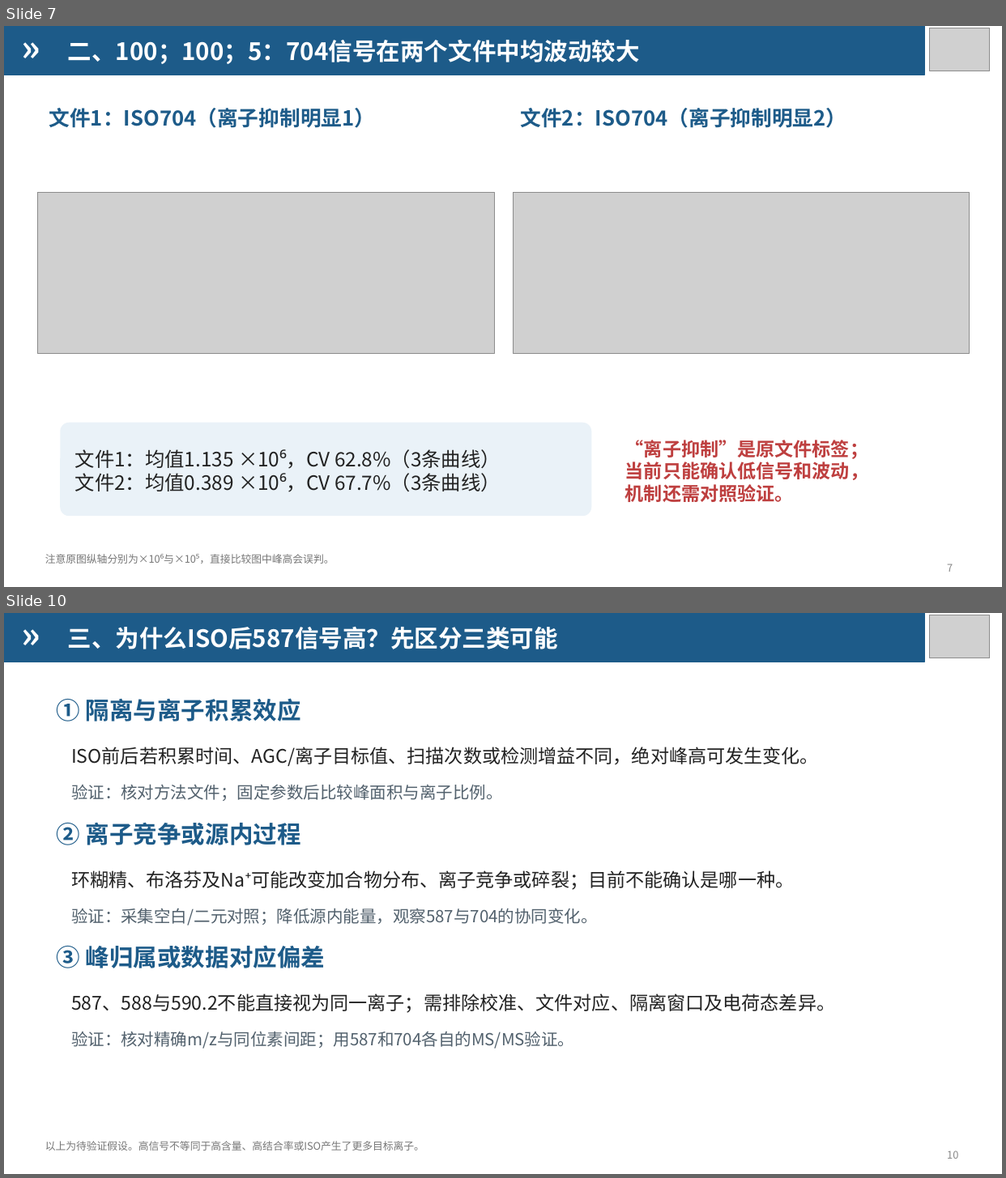
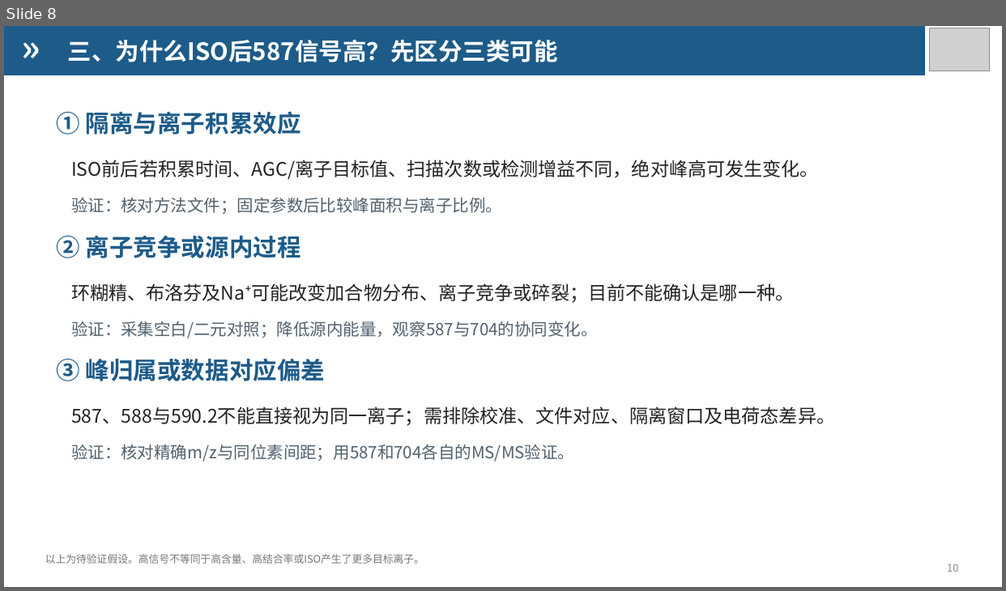
Before and after one commit to yy8jiuk25m23/ppt-skills, a slide deck: reports/weekly-report-draft/weekly-report.pptx. Shown one above the other, each under a label of ours: slides 7 and 10 before the commit, slide 8 after it; the slides between them are not shown. The pictures are 1006x1178 and 1006x591 pixels, drawn with LibreOffice and Linux fonts; fonts in the diff are those of the drawing; grey boxes stand for pictures. Boxes give left, top, right and bottom in pixels: in the first picture for what was removed or moved away, otherwise in the second. Text is boxed around its words. In the diff, an @@ line names an element or a change of style, - is before the commit and + after.

```diff
--- a/reports/weekly-report-draft/weekly-report.pptx
+++ b/reports/weekly-report-draft/weekly-report.pptx
@@ slide 7 removed at (4,26,1002,587), background #FFFFFF @@
@@ rectangle removed at (4,26,925,75) @@
@@ text removed at (21,28,58,66) @@
-»
@@ text removed at (68,39,640,64) @@
-二、100；100；5：704信号在两个文件中均波动较大
@@ picture removed at (930,28,990,71) @@
@@ text removed at (49,108,375,128) @@
-文件1：ISO704（离子抑制明显1）
@@ text removed at (521,108,847,128) @@
-文件2：ISO704（离子抑制明显2）
@@ picture removed at (38,193,494,353) @@
@@ picture removed at (513,193,970,353) @@
@@ rounded rectangle removed at (60,423,592,516) @@
@@ text removed at (75,450,501,493) @@
-文件1：均值1.135 ×10⁶，CV 62.8%（3条曲线）
-文件2：均值0.389 ×10⁶，CV 67.7%（3条曲线）
@@ text removed at (625,440,868,502) @@
-“离子抑制”是原文件标签；
-当前只能确认低信号和波动，
-机制还需对照验证。
@@ text removed at (45,554,334,564) @@
-注意原图纵轴分别为×10⁶与×10⁵，直接比较图中峰高会误判。
@@ text removed at (947,564,953,572) @@
-7
@@ what was slide 10 is now slide 8 @@
```
Also in this commit, not shown: 6 slides changed, 1 slide added, 3 other slides removed, 1 other file.
